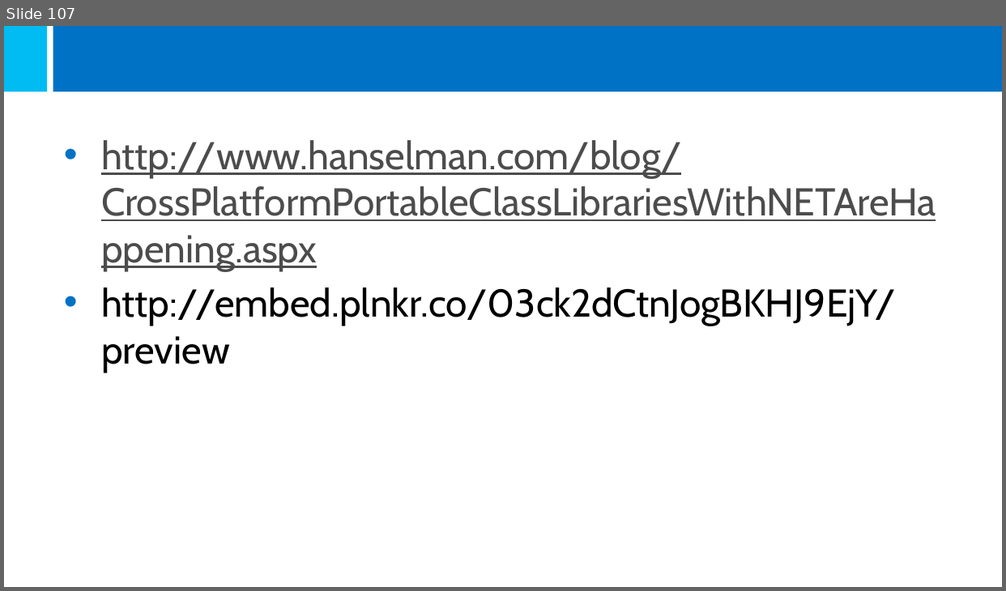
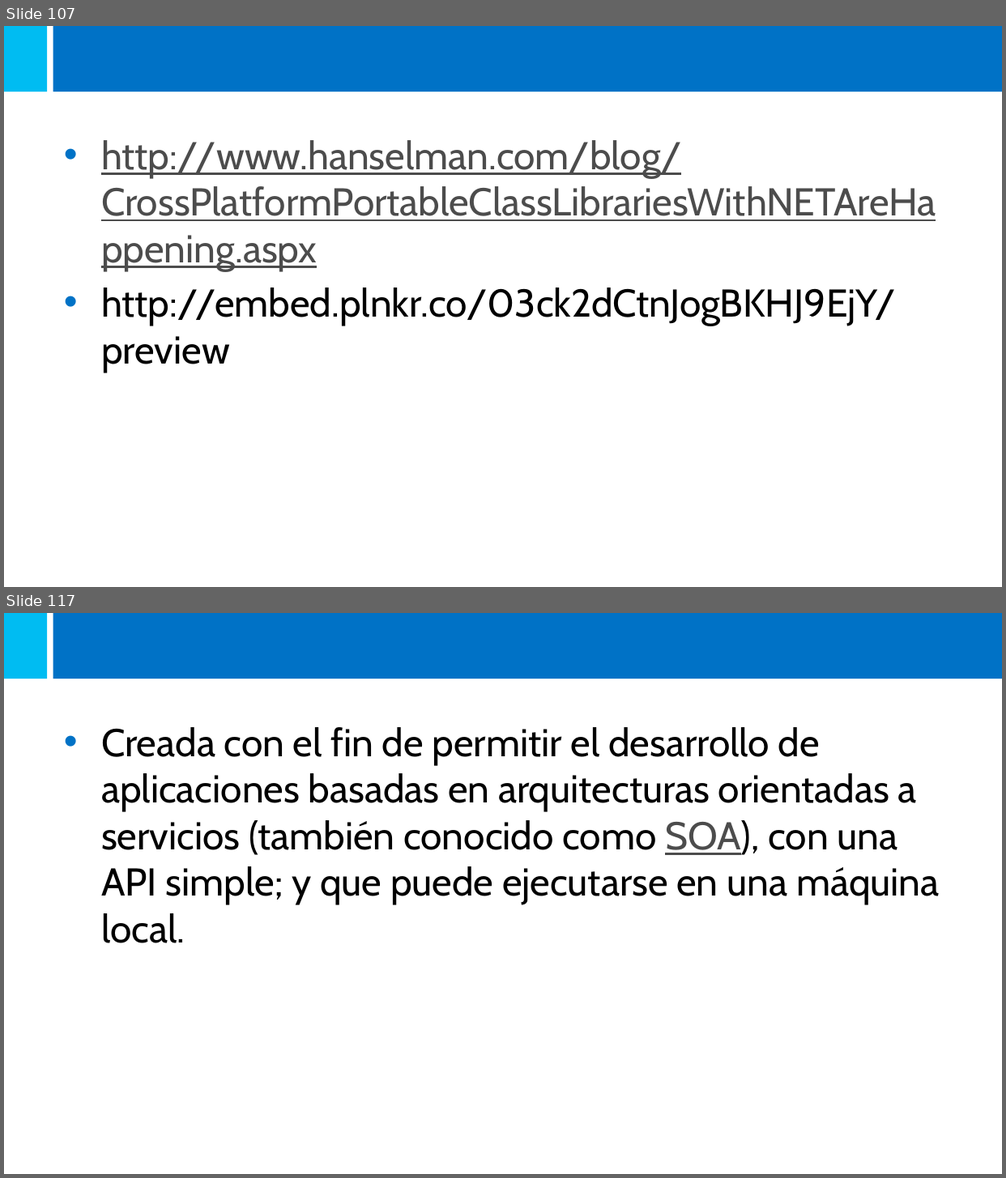
Before and after one commit to jmmortega/CSharpCourse, a slide deck: StudentPresentation.pptx. Shown one above the other, each under a label of ours: slide 107 before the commit, slides 107 and 117 after it; the slides between them are not shown. The pictures are 1006x591 and 1006x1178 pixels, drawn with LibreOffice and Linux fonts; fonts in the diff are those of the drawing. Boxes give left, top, right and bottom in pixels: in the first picture for what was removed or moved away, otherwise in the second. Text is boxed around its words. In the diff, an @@ line names an element or a change of style, - is before the commit and + after.

```diff
--- a/StudentPresentation.pptx
+++ b/StudentPresentation.pptx
@@ slide 117 added at bbox=[4, 613, 1002, 1174], background #FFFFFF; not listed: 2 template elements that a slide beside it also shows @@
@@ text added at bbox=[101, 727, 940, 943], 28 pt, text #000000 @@
+• Creada con el fin de permitir el desarrollo de aplicaciones basadas en arquitecturas orientadas a servicios (también conocido como SOA), con una API simple; y que puede ejecutarse en una máquina local.
```
Also in this commit, not shown: 1 slide changed, 34 other slides added, 7 other files.
